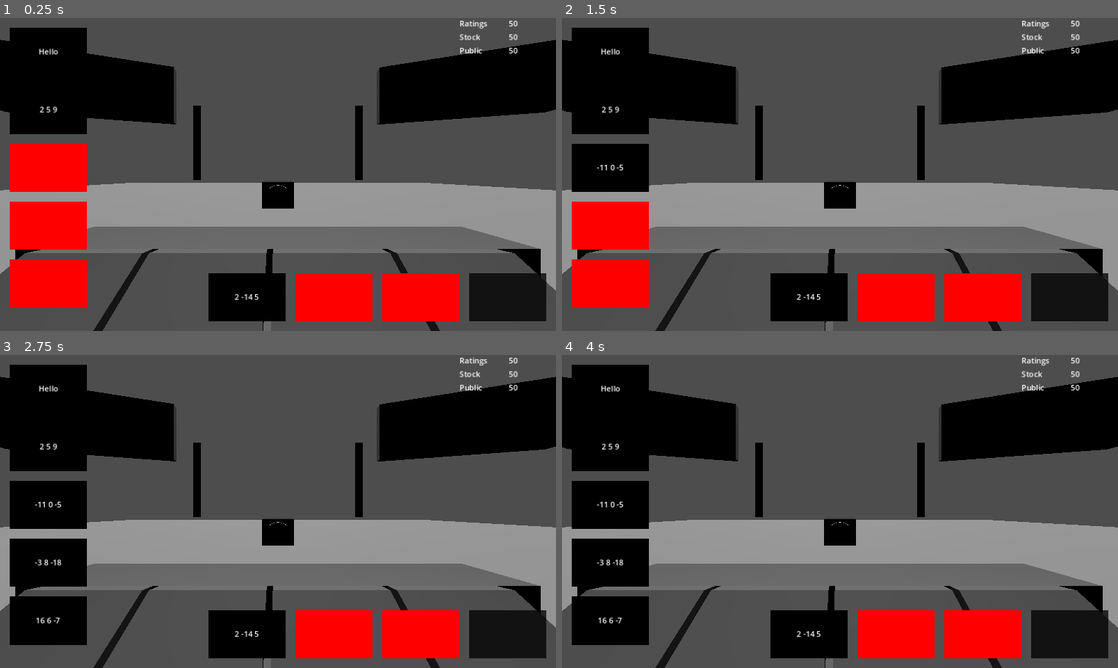
Above: before the commit, frames 1-4 (two rows, left to right).
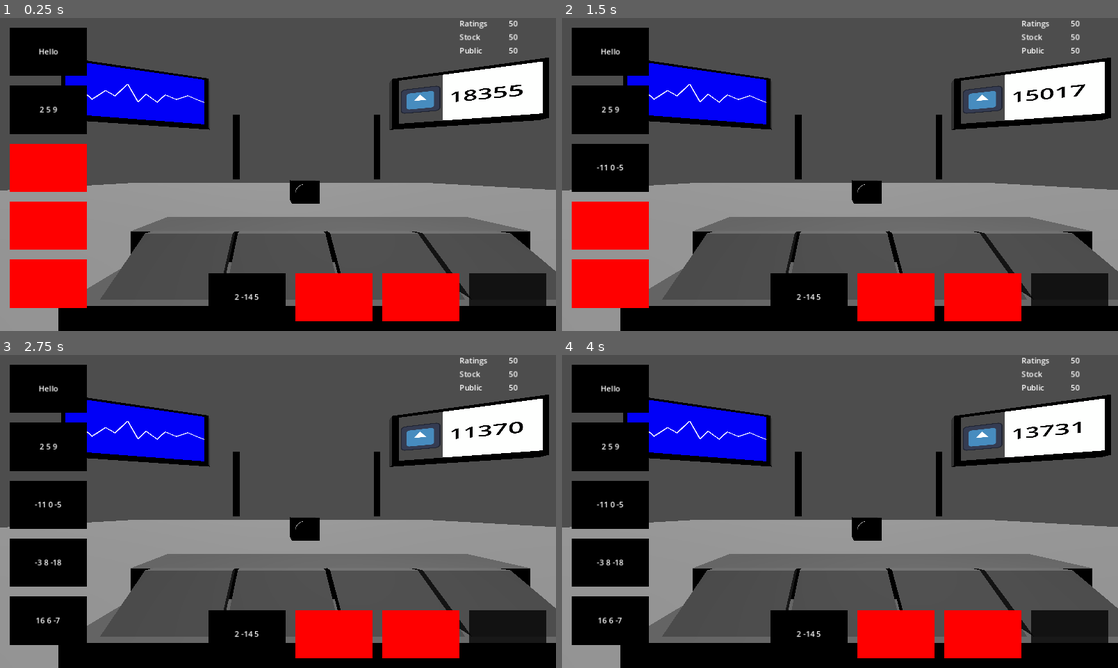
Above: after the commit, the same moments.

Repository: ZeAntwan/LD53
Game: Godot game, scene res://scenes/game.tscn
Same seed, same stepped clock (60 frames per second), same inputs: the game is played once before the commit and once after it. The engine's default icon, where the game draws it, is replaced by a stand-in: a white triangle on a blue panel in a dark square.
Inputs (mouse positions are in pixels of both pictures, inside the frame that each line leads up to):
- Up to frame 1 (0.25 s): no input
- Up to frame 2 (1.5 s): tap Enter at 0.5 s; move the mouse to (612, 52) at 0.52 s; click (612, 52) at 0.6 s; tap Space (ui_select) at 0.77 s; move the mouse to (612, 108) at 1.27 s; click (612, 108) at 1.35 s
- Up to frame 3 (2.75 s): tap Space (ui_select) at 1.52, 2 s; move the mouse to (50, 505) at 2.02 s; click (50, 505) at 2.1 s
- Up to frame 4 (4 s): tap Enter at 2.75 s; move the mouse to (612, 561) at 2.77 s; click (612, 561) at 2.85 s; tap Space (ui_select) at 3.02, 3.5, 3.77 s; move the mouse to (612, 621) at 3.52 s; click (612, 621) at 3.6 s

The runs differ from the first frame. In frame 1, 27% of the frame differs, in the area x 0-100%, y 6-100%; in frame 2, 27%; in frame 3, 27%; in frame 4, 27%.

Commit message:
stats display

Diff:
--- /dev/null
+++ b/scenes/display_ratings.tscn
@@ -0,0 +1,75 @@
+[gd_scene load_steps=4 format=3 uid="uid://dbl8lpo4eapxr"]
+
+[ext_resource type="Script" path="res://scripts/feedback/display_ratings.gd" id="1_one30"]
+[ext_resource type="Texture2D" uid="uid://fexvrhlf05si" path="res://icon.svg" id="1_qnsif"]
+
+[sub_resource type="Gradient" id="Gradient_j8mij"]
+offsets = PackedFloat32Array(0, 0.211268, 0.492958, 0.652582, 0.859155, 1)
+colors = PackedColorArray(1, 0, 0, 1, 1, 1, 0, 1, 1, 1, 1, 1, 0.864075, 1, 0.864075, 1, 0.376344, 1, 0.376344, 1, 0, 1, 0, 1)
+
+[node name="DisplayRatings" type="Node2D"]
+script = ExtResource("1_one30")
+colorShift = SubResource("Gradient_j8mij")
+
+[node name="Control" type="Control" parent="."]
+clip_contents = true
+custom_minimum_size = Vector2(1152, 648)
+layout_mode = 3
+anchors_preset = 0
+offset_right = 1152.0
+offset_bottom = 648.0
+size_flags_horizontal = 4
+size_flags_vertical = 3
+
+[node name="Background" type="ColorRect" parent="Control"]
+layout_mode = 1
+anchors_preset = 15
+anchor_right = 1.0
+anchor_bottom = 1.0
+grow_horizontal = 2
+grow_vertical = 2
+
+[node name="HBoxContainer" type="HBoxContainer" parent="Control"]
+layout_mode = 1
+anchors_preset = 15
+anchor_right = 1.0
+anchor_bottom = 1.0
+grow_horizontal = 2
+grow_vertical = 2
+
+[node name="PanelContainer" type="PanelContainer" parent="Control/HBoxContainer"]
+custom_minimum_size = Vector2(400, 0)
+layout_mode = 2
+
+[node name="ColorRect" type="ColorRect" parent="Control/HBoxContainer/PanelContainer"]
+layout_mode = 2
+color = Color(0.290196, 0.290196, 0.290196, 1)
+
+[node name="MarginContainer" type="MarginContainer" parent="Control/HBoxContainer/PanelContainer"]
+layout_mode = 2
+theme_override_constants/margin_left = 20
+theme_override_constants/margin_right = 20
+
+[node name="TextureRect" type="TextureRect" parent="Control/HBoxContainer/PanelContainer/MarginContainer"]
+layout_mode = 2
+texture = ExtResource("1_qnsif")
+stretch_mode = 5
+
+[node name="MarginContainer2" type="MarginContainer" parent="Control/HBoxContainer"]
+layout_mode = 2
+size_flags_horizontal = 3
+theme_override_constants/margin_left = 50
+theme_override_constants/margin_right = 20
+
+[node name="Label" type="Label" parent="Control/HBoxContainer/MarginContainer2"]
+layout_mode = 2
+size_flags_horizontal = 3
+theme_override_colors/font_color = Color(0, 0, 0, 1)
+theme_override_font_sizes/font_size = 200
+text = "1000"
+clip_text = true
+
+[node name="Timer" type="Timer" parent="Control"]
+autostart = true
+
+[connection signal="timeout" from="Control/Timer" to="." method="_on_timer_timeout"]
--- /dev/null
+++ b/scenes/display_stock.tscn
@@ -0,0 +1,86 @@
+[gd_scene load_steps=4 format=3 uid="uid://b26hcx2tttep7"]
+
+[ext_resource type="Script" path="res://scripts/feedback/display_stock.gd" id="1_gjp64"]
+[ext_resource type="Texture2D" uid="uid://fexvrhlf05si" path="res://icon.svg" id="1_qnsif"]
+
+[sub_resource type="Gradient" id="Gradient_rq5gl"]
+offsets = PackedFloat32Array(0, 0.516432, 1)
+colors = PackedColorArray(1, 0, 0, 1, 0, 0, 1, 1, 0, 1, 0, 1)
+
+[node name="DisplayRatings" type="Node2D"]
+script = ExtResource("1_gjp64")
+colorShift = SubResource("Gradient_rq5gl")
+
+[node name="Control" type="Control" parent="."]
+clip_contents = true
+custom_minimum_size = Vector2(1152, 648)
+layout_mode = 3
+anchors_preset = 0
+offset_right = 1152.0
+offset_bottom = 648.0
+size_flags_horizontal = 4
+size_flags_vertical = 3
+
+[node name="ColorRect" type="ColorRect" parent="Control"]
+layout_mode = 1
+anchors_preset = 15
+anchor_right = 1.0
+anchor_bottom = 1.0
+grow_horizontal = 2
+grow_vertical = 2
+color = Color(0.082216, 0.227522, 0.60329, 1)
+
+[node name="HBoxContainer" type="HBoxContainer" parent="Control"]
+visible = false
+layout_mode = 1
+anchors_preset = 15
+anchor_right = 1.0
+anchor_bottom = 1.0
+grow_horizontal = 2
+grow_vertical = 2
+
+[node name="PanelContainer" type="PanelContainer" parent="Control/HBoxContainer"]
+custom_minimum_size = Vector2(400, 0)
+layout_mode = 2
+
+[node name="ColorRect" type="ColorRect" parent="Control/HBoxContainer/PanelContainer"]
+layout_mode = 2
+color = Color(100, 0, 0.03, 1)
+
+[node name="MarginContainer" type="MarginContainer" parent="Control/HBoxContainer/PanelContainer"]
+layout_mode = 2
+theme_override_constants/margin_left = 20
+theme_override_constants/margin_right = 20
+
+[node name="TextureRect" type="TextureRect" parent="Control/HBoxContainer/PanelContainer/MarginContainer"]
+layout_mode = 2
+texture = ExtResource("1_qnsif")
+stretch_mode = 5
+
+[node name="MarginContainer2" type="MarginContainer" parent="Control/HBoxContainer"]
+layout_mode = 2
+size_flags_horizontal = 3
+theme_override_constants/margin_left = 50
+theme_override_constants/margin_right = 20
+
+[node name="Label" type="Label" parent="Control/HBoxContainer/MarginContainer2"]
+layout_mode = 2
+size_flags_horizontal = 3
+theme_override_colors/font_color = Color(0, 0, 0, 1)
+theme_override_font_sizes/font_size = 200
+text = "10000"
+
+[node name="DisplayLine" type="Line2D" parent="Control"]
+points = PackedVector2Array(-14, 500, 112, 434, 182, 501, 294, 317, 362, 371, 477, 110, 543, 363, 608, 281, 732, 329, 784, 191, 894, 206, 1033, 49, 1108, 64, 1162, 10)
+
+[node name="High" type="Line2D" parent="Control"]
+visible = false
+points = PackedVector2Array(-14, 500, 112, 434, 182, 501, 294, 317, 362, 371, 477, 110, 543, 363, 608, 281, 732, 329, 784, 191, 894, 206, 1033, 49, 1108, 64, 1162, 10)
+
+[node name="Mid" type="Line2D" parent="Control"]
+visible = false
+points = PackedVector2Array(-16, 315, 104, 279, 172, 339, 287, 294, 360, 330, 468, 431, 542, 266, 608, 281, 732, 329, 816, 366, 877, 297, 985, 341, 1057, 332, 1159, 393)
+
+[node name="Low" type="Line2D" parent="Control"]
+visible = false
+points = PackedVector2Array(-14, 161, 115, 251, 195, 383, 284, 315, 362, 371, 447, 287, 548, 471, 621, 330, 688, 467, 775, 377, 871, 456, 945, 470, 1048, 539, 1223, 684)
--- a/scenes/game.tscn
+++ b/scenes/game.tscn
@@ -12,7 +12,7 @@
 [node name="DirectionalLight3D" type="DirectionalLight3D" parent="Level"]
 transform = Transform3D(1, 0, 0, 0, -0.314307, 0.949321, 0, -0.949321, -0.314307, -0.0365233, 7.15446, 0)
 
-[node name="Camera3D2" type="Camera3D" parent="."]
-transform = Transform3D(1, 0, 0, 0, 1, 0, 0, 0, 1, 0, 2.708, 2.67043)
+[node name="MainCamera" type="Camera3D" parent="."]
+transform = Transform3D(1, 0, 0, 0, 1, 0, 0, 0, 1, -0.485754, 2.708, 3.01544)
 current = true
 fov = 90.0
--- a/scenes/level.tscn
+++ b/scenes/level.tscn
@@ -1,4 +1,7 @@
-[gd_scene load_steps=15 format=3 uid="uid://ci36nuskade4y"]
+[gd_scene load_steps=19 format=3 uid="uid://ci36nuskade4y"]
+
+[ext_resource type="PackedScene" uid="uid://dbl8lpo4eapxr" path="res://scenes/display_ratings.tscn" id="1_baesr"]
+[ext_resource type="PackedScene" uid="uid://b26hcx2tttep7" path="res://scenes/display_stock.tscn" id="2_shk20"]
 
 [sub_resource type="StandardMaterial3D" id="StandardMaterial3D_hfhmx"]
 albedo_color = Color(0.176471, 0.176471, 0.176471, 1)
@@ -18,8 +21,8 @@
 [sub_resource type="StandardMaterial3D" id="StandardMaterial3D_nldfh"]
 albedo_texture = SubResource("CameraTexture_hhfxa")
 
-[sub_resource type="ViewportTexture" id="ViewportTexture_x28j6"]
-viewport_path = NodePath("SubViewport")
+[sub_resource type="ViewportTexture" id="ViewportTexture_yh4aj"]
+viewport_path = NodePath("LiveViewport")
 
 [sub_resource type="BoxMesh" id="BoxMesh_so24c"]
 size = Vector3(60, 2, 60)
@@ -32,28 +35,44 @@
 
 [sub_resource type="BoxMesh" id="BoxMesh_0lt75"]
 
+[sub_resource type="ViewportTexture" id="ViewportTexture_whu6y"]
+viewport_path = NodePath("StockViewport")
+
+[sub_resource type="ViewportTexture" id="ViewportTexture_7m76l"]
+viewport_path = NodePath("RatingsViewport")
+
 [sub_resource type="PrismMesh" id="PrismMesh_5gar1"]
 
 [sub_resource type="SphereMesh" id="SphereMesh_yij73"]
 
 [node name="Level" type="Node3D"]
 
-[node name="SubViewport" type="SubViewport" parent="."]
+[node name="RatingsViewport" type="SubViewport" parent="."]
+size = Vector2i(1152, 648)
+
+[node name="DisplayRatings" parent="RatingsViewport" instance=ExtResource("1_baesr")]
+
+[node name="StockViewport" type="SubViewport" parent="."]
+size = Vector2i(1152, 648)
+
+[node name="DisplayRatings" parent="StockViewport" instance=ExtResource("2_shk20")]
+
+[node name="LiveViewport" type="SubViewport" parent="."]
 mesh_lod_threshold = 0.0
 size = Vector2i(600, 400)
 
-[node name="CameraBody" type="MeshInstance3D" parent="SubViewport"]
+[node name="CameraBody" type="MeshInstance3D" parent="LiveViewport"]
 transform = Transform3D(0.483866, 0, 0, 0, 0.404734, 0, 0, 0, 0.534293, 0, 2.39146, 0)
 material_override = SubResource("StandardMaterial3D_hfhmx")
 mesh = SubResource("BoxMesh_wwmew")
 skeleton = NodePath("../..")
 
-[node name="CameraLens" type="MeshInstance3D" parent="SubViewport/CameraBody"]
+[node name="CameraLens" type="MeshInstance3D" parent="LiveViewport/CameraBody"]
 transform = Transform3D(0.75, 0, 0, 0, -1.80528e-08, -0.75, 0, 0.413, -3.27835e-08, 0, 0, 0.232297)
 mesh = SubResource("CylinderMesh_1vo8d")
 surface_material_override/0 = SubResource("StandardMaterial3D_vx7k0")
 
-[node name="Camera3D" type="Camera3D" parent="SubViewport/CameraBody"]
+[node name="Camera3D" type="Camera3D" parent="LiveViewport/CameraBody"]
 transform = Transform3D(-2.06669, 0, -1.99505e-07, 0, 2.47076, 0, 1.80676e-07, 0, -1.87163, 0, 0.224672, 0.765952)
 current = true
 
@@ -62,11 +81,11 @@
 mesh = SubResource("BoxMesh_o5soa")
 surface_material_override/0 = SubResource("StandardMaterial3D_nldfh")
 
-[node name="Sprite3D" type="Sprite3D" parent="Temp_LiveFeedTV"]
+[node name="LiveSprite" type="Sprite3D" parent="Temp_LiveFeedTV"]
 transform = Transform3D(0.150377, 0, 0, 0, 0.255173, 0, 0, 0, 1, 0.000811881, 0.00374937, 0.697357)
 no_depth_test = true
 texture_filter = 1
-texture = SubResource("ViewportTexture_x28j6")
+texture = SubResource("ViewportTexture_yh4aj")
 
 [node name="StaticBody3D" type="StaticBody3D" parent="."]
 
@@ -83,6 +102,7 @@
 
 [node name="Camera3D2" type="Camera3D" parent="."]
 transform = Transform3D(1, 0, 0, 0, 1, 0, 0, 0, 1, 0, 2.708, 2.802)
+visible = false
 fov = 90.0
 
 [node name="Temp_Screen_1" type="MeshInstance3D" parent="."]
@@ -118,16 +138,28 @@
 transform = Transform3D(2.20602, 0, 0.0324435, 0, 1.01146, 0, -0.591102, 0, 0.121081, -3.023, 4.165, 0.05)
 mesh = SubResource("BoxMesh_o5soa")
 
+[node name="StockSprite" type="Sprite3D" parent="Temp_Stat_1_TV"]
+transform = Transform3D(0.081, 0, 0, 0, 0.137, 0, 0, 0, 0.538, 0.000811881, 0.00374937, 0.697357)
+no_depth_test = true
+texture_filter = 1
+texture = SubResource("ViewportTexture_whu6y")
+
 [node name="Temp_Stat_2_TV" type="MeshInstance3D" parent="."]
 transform = Transform3D(2.20602, 0, -0.0324435, 0, 1.01146, 0, 0.591102, 0, 0.121081, 2.97936, 4.165, 0.036413)
 mesh = SubResource("BoxMesh_o5soa")
 
+[node name="RatingSprite" type="Sprite3D" parent="Temp_Stat_2_TV"]
+transform = Transform3D(0.079, 0, 0, 0, 0.133, 0, 0, 0, 0.524, 0.000811881, 0.00374937, 0.697357)
+no_depth_test = true
+texture_filter = 1
+texture = SubResource("ViewportTexture_7m76l")
+
 [node name="Temp_CharacterMesh" type="MeshInstance3D" parent="."]
-transform = Transform3D(-0.959736, 2.12347e-07, 0, -8.39028e-08, -2.42897, 0, 0, 0, 0.627725, 1.18432e-08, 1.6082, 3.13349)
+transform = Transform3D(-0.959736, 2.12347e-07, 0, -8.39028e-08, -2.42897, 0, 0, 0, 0.627725, 1.18432e-08, 1.6082, 3.69214)
 mesh = SubResource("PrismMesh_5gar1")
 
 [node name="MeshInstance3D" type="MeshInstance3D" parent="Temp_CharacterMesh"]
-transform = Transform3D(0.849191, 3.55271e-14, 0, 4.26326e-14, 0.364895, 0, 0, 0, 1, -1.27898e-13, -0.666641, -0.104017)
+transform = Transform3D(0.849191, 3.55271e-14, 0, 4.44089e-14, 0.364895, 0, 0, 0, 1, -9.9476e-14, -0.666641, -0.104017)
 mesh = SubResource("SphereMesh_yij73")
 
 [node name="SpotLight3D" type="SpotLight3D" parent="."]
--- a/scenes/ui.tscn
+++ b/scenes/ui.tscn
@@ -1,11 +1,11 @@
-[gd_scene load_steps=9 format=3 uid="uid://bg51qag7wfse0"]
+[gd_scene load_steps=9 format=3 uid="uid://ilvnvx3a6bop"]
 
 [ext_resource type="PackedScene" uid="uid://h1um88c2nc4y" path="res://scenes/ui/drop_zone.tscn" id="1_mi2bh"]
 [ext_resource type="Script" path="res://scripts/ui/NewsBar.gd" id="1_uop3o"]
 [ext_resource type="PackedScene" uid="uid://b5ktcs0j2auak" path="res://scenes/ui/news_item.tscn" id="2_lpb1i"]
 [ext_resource type="PackedScene" uid="uid://cj6qhtyh283tu" path="res://scenes/ui/live_zone.tscn" id="3_ghk45"]
 [ext_resource type="Script" path="res://scripts/ressources/Headline.gd" id="3_kb88l"]
-[ext_resource type="Script" path="res://scripts/LiveBar.gd" id="4_01ttq"]
+[ext_resource type="Script" path="res://scripts/ui/LiveBar.gd" id="5_3qfj8"]
 [ext_resource type="Script" path="res://scripts/debug/DebugUI.gd" id="6_kqe5e"]
 
 [sub_resource type="Resource" id="Resource_grr02"]
@@ -85,7 +85,7 @@
 grow_horizontal = 0
 grow_vertical = 0
 mouse_filter = 2
-script = ExtResource("4_01ttq")
+script = ExtResource("5_3qfj8")
 
 [node name="MarginContainer" type="MarginContainer" parent="LiveBar"]
 layout_mode = 1
--- /dev/null
+++ b/scripts/feedback/display_ratings.gd
@@ -0,0 +1,29 @@
+extends Node2D
+
+@onready var colorBG: ColorRect = $Control/Background
+@onready var countText: Label = $Control/HBoxContainer/MarginContainer2/Label
+
+@export_range(2,200) var viewVariance
+
+@export var colorShift: Gradient
+
+# Called when the node enters the scene tree for the first time.
+func _ready():
+	update_viewcount()
+	pass # Replace with function body.
+
+
+# Called every frame. 'delta' is the elapsed time since the previous frame.
+func _process(delta):
+	colorBG.color = colorShift.sample(Manager.score_rating/100)
+	pass
+
+func update_viewcount():
+	var baseViewcount = ceil(Manager.score_rating*200 + Manager.score_rating*randf_range(2,200))
+	countText.text = str(baseViewcount)
+	pass
+
+
+func _on_timer_timeout():
+	update_viewcount()
+	pass # Replace with function body.
--- /dev/null
+++ b/scripts/feedback/display_stock.gd
@@ -0,0 +1,24 @@
+extends Node2D
+
+@onready var highLine: Line2D = $Control/High
+@onready var lowLine: Line2D = $Control/Low
+
+@onready var displayLine: Line2D = $Control/DisplayLine
+
+@onready var colorBG: ColorRect = $Control/ColorRect
+
+@export var colorShift: Gradient
+
+# Called when the node enters the scene tree for the first time.
+func _ready():
+	pass # Replace with function body.
+
+
+# Called every frame. 'delta' is the elapsed time since the previous frame.
+func _process(delta):
+	for i in displayLine.points.size():
+		displayLine.points[i] = lerp(lowLine.points[i],highLine.points[i],Manager.score_stock/100)
+		pass
+	pass
+
+	colorBG.color = colorShift.sample(Manager.score_stock/100)
Not shown: 1 places in scenes/game.tscn that only renumber resources
Renamed: scripts/LiveBar.gd -> scripts/ui/LiveBar.gd
